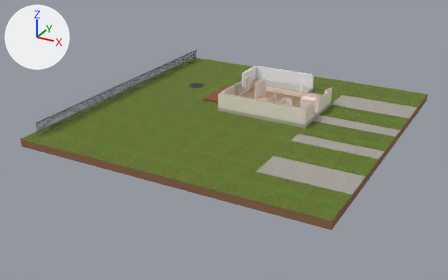
The glTF model assets/models/maison-coupe.glb: old version first, new version second.
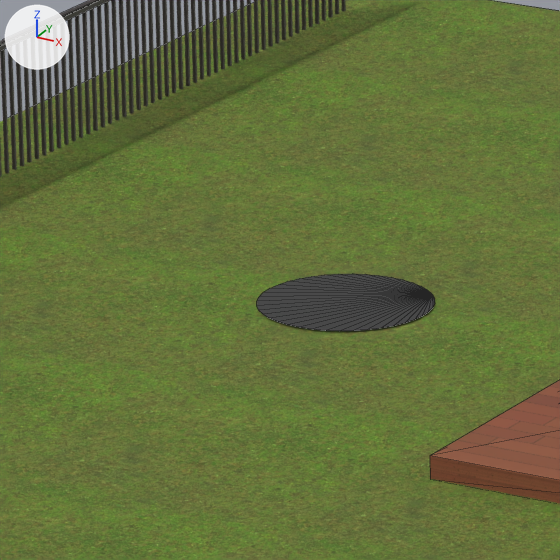
Old and new are each drawn whole from a camera (50 mm lens) standing at (25.0, -50.89, 19.45) and looking at (1.23, -7.68, -2.16) and again close up on the part from 37% to 48% of the width and 21% to 38% of the height. Arrows for +X, +Y and +Z are at upper left; the lights stay in place. The older version's two pictures come first. The close-ups show mesh edges as thin lines. Where no turn or scale is listed for an object, it has been applied to the vertices. Vertices at exactly the same position are counted once.
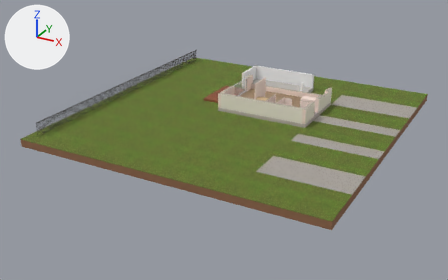
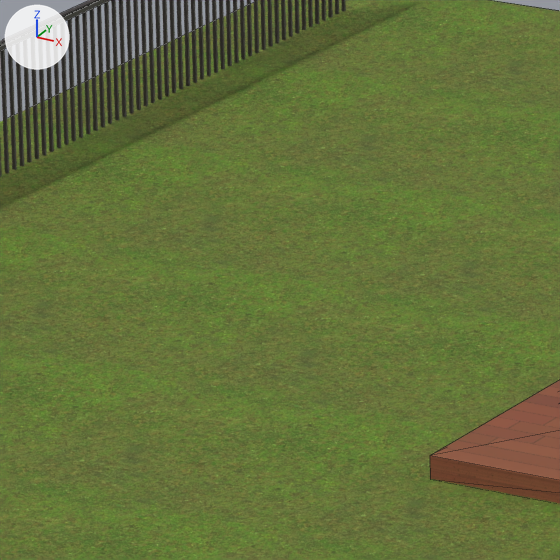
Pixel boxes [x1, y1, x2, y2] of what changed, in the close-ups (560 x 560 px):
'Mesh_5', reshaped: before [0, 0, 435, 331]; after [0, 0, 110, 50]
part 1 of me_mesh_5, deleted: before [257, 274, 435, 331]

What the commit changed:
me_mesh_5 is used by ob_mesh_5; location (2.0, -5.75, 0.85).
me_mesh_5 had 255 vertices, 402 faces and spanned x -13.0..13.0, y -13.2..13.2, z -1.8..1.8.
me_mesh_5 now has 215 vertices, 364 faces and spans x -13.0..13.0, y -13.2..13.2, z -1.8..1.8.
me_mesh_5 part 1: the loose piece of 40 vertices spanning x -8.4..-6.9, y 4.1..5.6, z -1.1 is deleted.
